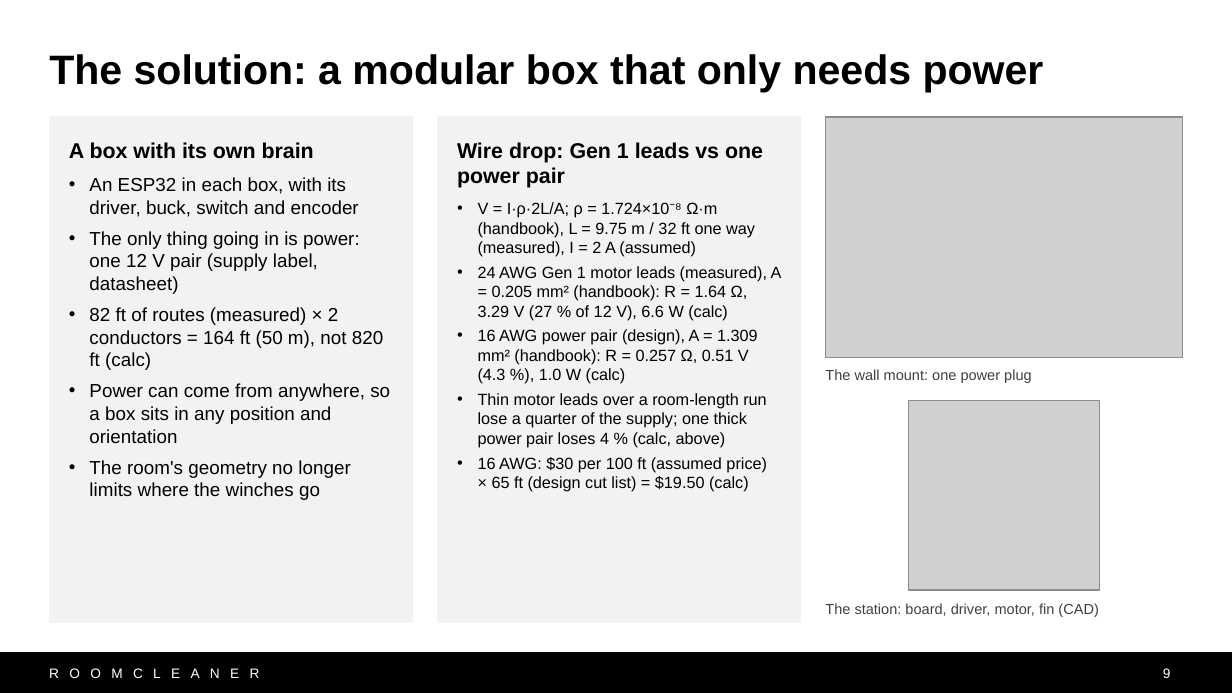
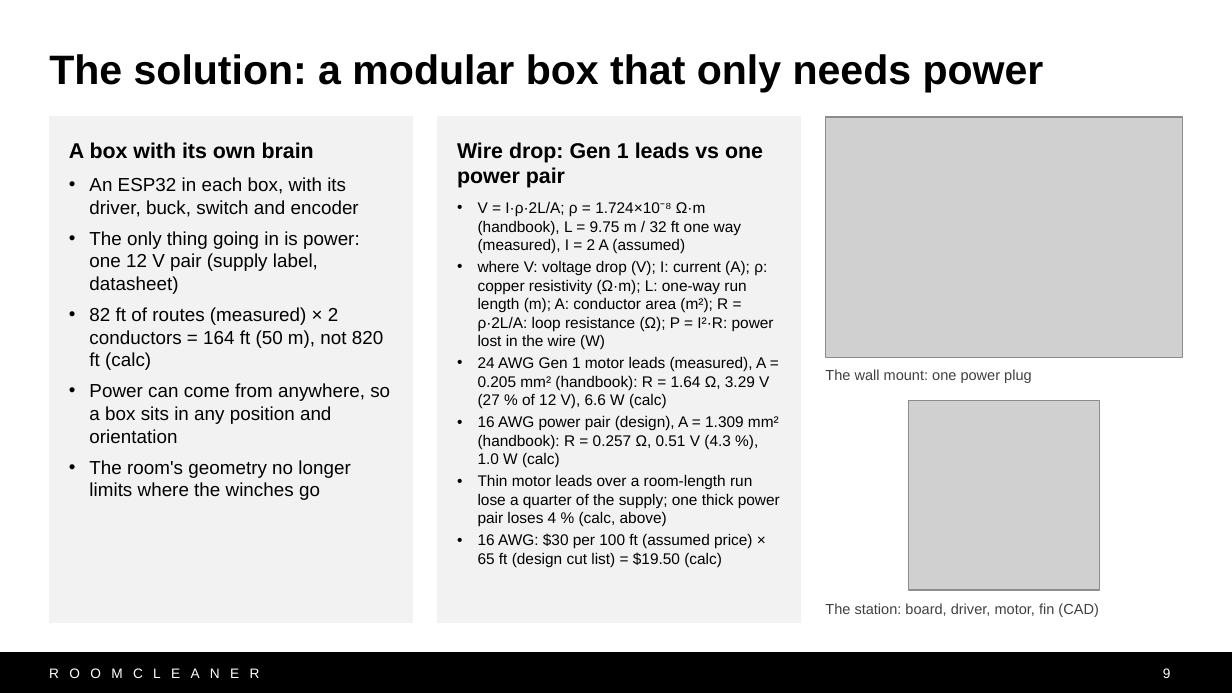
Before and after one commit to Jaspario1199/RoomCleaner, a slide deck: slide 9 of docs/presentation/deck_v10/RoomCleaner_Buntinx_v10.pptx. Drawn at 1232x693 pixels with LibreOffice and Linux fonts; fonts in the diff are those of the drawing; grey boxes stand for pictures. Boxes give left, top, right and bottom in pixels: in the first picture for what was removed or moved away, otherwise in the second. Text is boxed around its words. In the diff, an @@ line names an element or a change of style, - is before the commit and + after.

```diff
--- a/docs/presentation/deck_v10/RoomCleaner_Buntinx_v10.pptx
+++ b/docs/presentation/deck_v10/RoomCleaner_Buntinx_v10.pptx
@@ text in rectangle at [478, 201, 780, 567]: size 9.5 to 9 pt in "V = I·ρ·2L/A; ρ = 1.724×10⁻⁸ Ω·m ...", "24 AWG Gen 1 motor leads (measured), ...", "16 AWG power pair (design), A = ...", "Thin motor leads over a room-length run ..." and 1 more places; less space between paragraphs @@
@@ text in rectangle at [478, 260, 774, 350]: paragraph added @@
+• where V: voltage drop (V); I: current (A); ρ: copper resistivity (Ω·m); L: one-way run length (m); A: conductor area (m²); R = ρ·2L/A: loop resistance (Ω); P = I²·R: power lost in the wire (W)
```
Also in this commit, not shown: 8 other slides changed, 9 other files.
